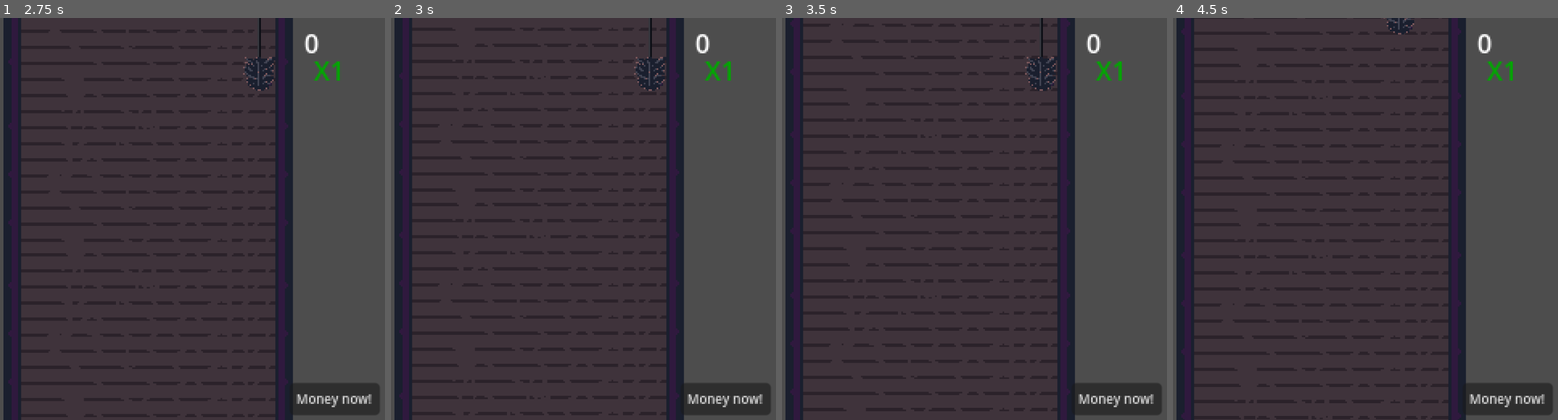
Above: before the commit, frames 1-4 (left to right).
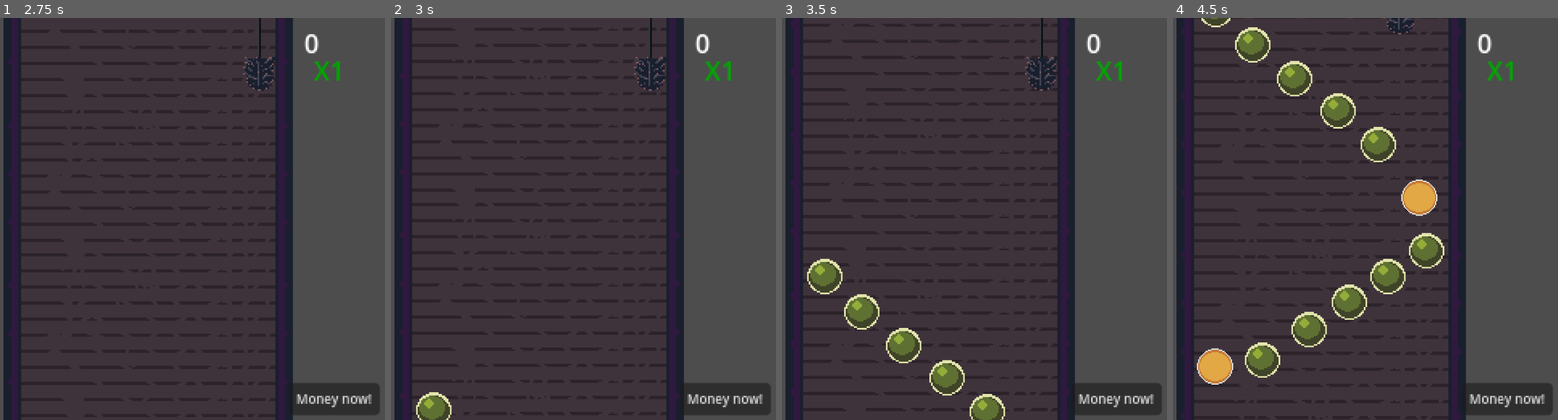
Above: after the commit, the same moments.

Repository: Ytlander/chimney-of-riches
Game: Godot game, scene res://Scenes/main.tscn
The game is run twice, just before and just after one commit, with the same random seed, the same clock (stepped at 60 frames per second) and the same inputs.
Inputs:
- Up to frame 1 (2.75 s): click "Start" at 0.5 s; hold D (right) 1.28-2.03 s; hold S (down) from 2.03 s (still down)
- Up to frame 2 (3 s): release S (down) at 2.78 s; hold D (right) from 2.78 s (still down)
- Up to frame 3 (3.5 s): keep holding D (right)
- Up to frame 4 (4.5 s): release D (right) at 3.53 s; hold W (up) 3.53-4.28 s; hold A (left) from 4.28 s (still down)

Frame 1 is identical in both runs. In frame 2, 0.5% of the frame differs, in the area x 6-16%, y 93-100%; in frame 3, 2.4%; in frame 4, 5.9%, in the area x 6-71%, y 0-92%.

Commit message:
bugfix spawning being slow
wave_to_spawn.global_position = self.global_position happenede before the line above it was finished since it's delayed to idle time. Waiting until proces s frame is done fixes this.

Diff:
--- a/scripts/spawner_controller.gd
+++ b/scripts/spawner_controller.gd
@@ -32,6 +32,7 @@
 func spawn_wave():
 	var wave_to_spawn = wave_array.pick_random().instantiate()
 	stones.call_deferred("add_child", wave_to_spawn)
+	await get_tree().process_frame
 	wave_to_spawn.global_position = self.global_position
 	var coin_toss = randi_range(0, 1)
 
